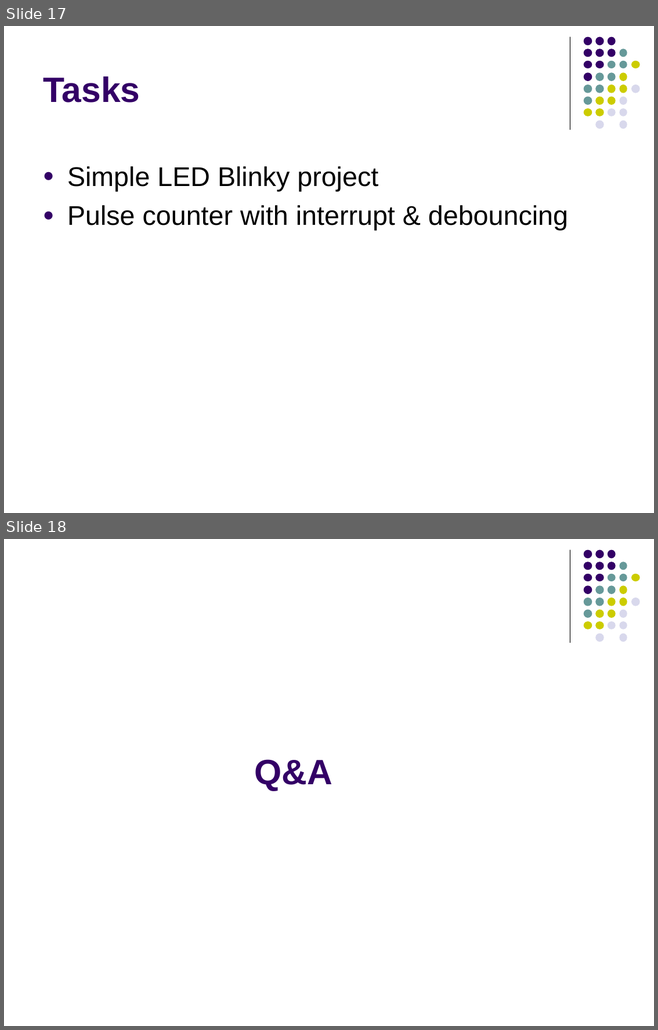
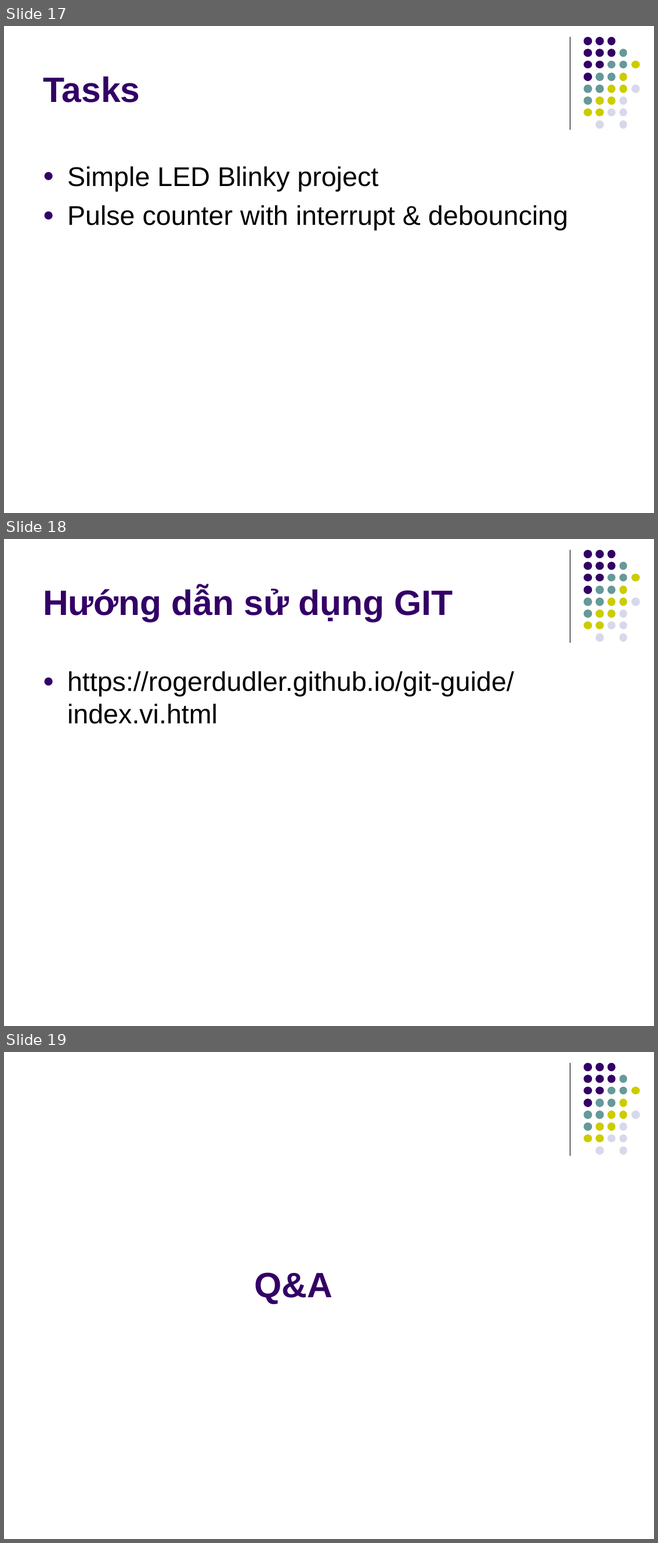
Before and after one commit to kmtekvn/hitech_stm32_basic, a slide deck: slides/Buổi 1 - Giới thiệu.ppt. Shown one above the other, each under a label of ours: slides 17 and 18 before the commit, slides 17, 18 and 19 after it. The pictures are 658x1030 and 658x1543 pixels, drawn with LibreOffice and Linux fonts; fonts in the diff are those of the drawing. Boxes give left, top, right and bottom in pixels: in the first picture for what was removed or moved away, otherwise in the second. Text is boxed around its words. In the diff, an @@ line names an element or a change of style, - is before the commit and + after.

```diff
--- a/slides/Buổi 1 - Giới thiệu.ppt
+++ b/slides/Buổi 1 - Giới thiệu.ppt
@@ slide 18 added at bbox=[4, 539, 654, 1026], background #FFFFFF; not listed: 32 template elements that a slide beside it also shows @@
@@ title added at bbox=[43, 587, 453, 622], 39 pt, text #330066, bold @@
+Hướng dẫn sử dụng GIT
@@ text added at bbox=[67, 671, 514, 724], 30 pt, text #000000 @@
+● https://rogerdudler.github.io/git-guide/index.vi.html
@@ what was slide 18 is now slide 19 @@
```
Also in this commit, not shown: 10 other files.
